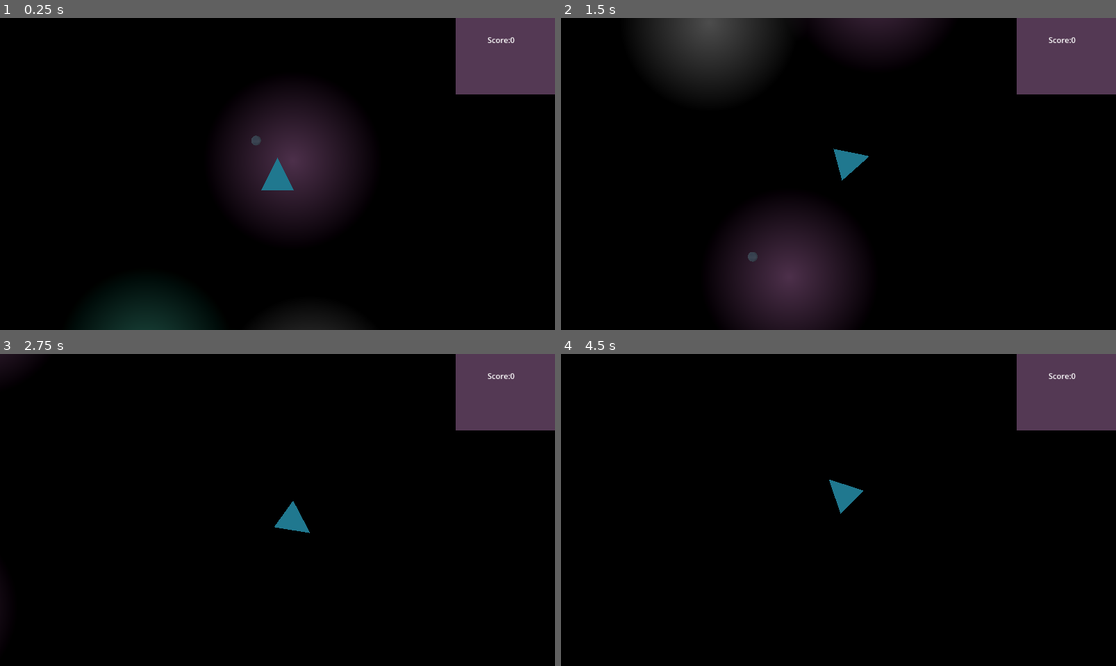
Above: before the commit, frames 1-4 (two rows, left to right).
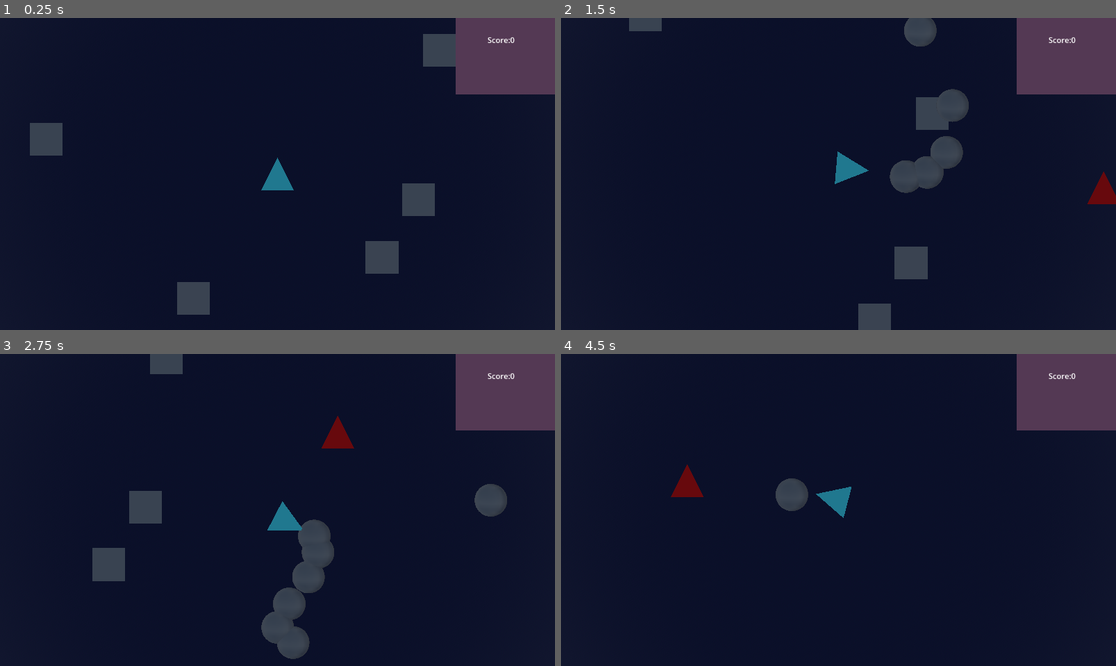
Above: after the commit, the same moments.

Repository: forklovee/SpaceJam2026
Game: Godot game, scene res://main.tscn
Same seed, same stepped clock (60 frames per second), same inputs: the game is played once before the commit and once after it.
Inputs:
- Up to frame 1 (0.25 s): no input
- Up to frame 2 (1.5 s): tap Enter (ui_accept) at 0.5, 0.77, 0.8, 1.07, 1.35 s; hold D (Right) 0.53-1.28 s; hold Space (Fire, bound only after the commit) 0.53-1.28 s; hold S (Down) from 1.28 s (still down)
- Up to frame 3 (2.75 s): tap Enter (ui_accept) at 1.52, 1.82, 2.3 s; tap Space (Fire, bound only after the commit) at 1.55 s; release S (Down) at 2.03 s; hold D (Right) from 2.03 s (still down); hold Space (Fire, bound only after the commit) from 2.03 s (still down)
- Up to frame 4 (4.5 s): release D (Right) at 2.78 s; release Space (Fire, bound only after the commit) at 2.78 s; hold W (Up) 2.78-3.53 s; tap Space (Fire, bound only after the commit) at 2.85, 4.35 s; tap Enter (ui_accept) at 3.02, 3.32, 3.6, 3.77, 4.07 s; hold A (Left) from 3.53 s (still down)

The runs differ from the first frame. In frame 1, 89% of the frame differs, in the area x 0-100%, y 0-100%; in frame 2, 88%; in frame 3, 95%; in frame 4, 95%.
Error before the commit: Parse Error: Could not find type "Cristal" in the current scope. (res://Ship/Gun/bullet.gd:16)

Commit message:
Ship stats

Diff:
--- a/Objects/Crystal/cristal.gd
+++ b/Objects/Crystal/cristal.gd
@@ -2,14 +2,16 @@
 
 signal gathered(ship: Ship)
 
-var hp=1
+@onready var collision: CollisionShape3D = $CollisionShape3D
 
-func destroy(ship: Ship):
-	gathered.emit(ship)
+@export var durability := 1
 
-func hit(damage,owner):
-	hp-=damage
-	if hp<=0:
-		if not is_queued_for_deletion():
-			owner.collect()
-			self.queue_free()
+func damage(instigator: Ship, value: int):
+	durability -= value
+	if durability <= 0:
+		_destroy(instigator)
+
+func _destroy(instigator: Ship):
+	collision.disabled = true
+	queue_free()
+	gathered.emit(instigator)
--- a/Objects/Crystal/cristal.tscn
+++ b/Objects/Crystal/cristal.tscn
@@ -3,9 +3,12 @@
 [ext_resource type="Script" uid="uid://dmwnhpoysrvs5" path="res://Objects/Crystal/cristal.gd" id="1_nkxha"]
 
 [sub_resource type="BoxShape3D" id="BoxShape3D_ndduc"]
+size = Vector3(2, 2, 2)
 
 [sub_resource type="TubeTrailMesh" id="TubeTrailMesh_1bvp3"]
+radius = 1.0
 radial_steps = 5
+section_length = 0.5
 
 [sub_resource type="StandardMaterial3D" id="StandardMaterial3D_lquwl"]
 albedo_color = Color(4.1873755e-06, 0.5089053, 0.5611632, 1)
--- a/Player/player_controller.gd
+++ b/Player/player_controller.gd
@@ -12,9 +12,16 @@
 	camera = ResourceLoader.load("res://Player/Camera/player_camera.tscn").instantiate()
 	add_child(camera)
 
+func _input(_event: InputEvent) -> void:
+	if !is_instance_valid(ship):
+		return
+
 func _process(_delta: float) -> void:
 	if !is_instance_valid(ship):
 		return
+
+	if Input.is_action_pressed("Fire"):
+		ship.shoot()
 
 	input_direction = Input.get_vector("Left", "Right", "Down", "Up")
 	ship.steer(input_direction)
--- a/Ship/Gun/bullet.gd
+++ b/Ship/Gun/bullet.gd
@@ -1,17 +1,37 @@
-extends Area3D
-class_name Bullet3D
+class_name Bullet3D extends Area3D
 
+const AUTOKILL_TIME: float = 3.0
 
-var velocity:Vector3
-var shot_by=null
+var instigator = null
+var velocity: Vector3
 
+var spawn_time: int
+
+func _ready() -> void:
+	spawn_time = Time.get_ticks_msec()
+
+func shoot(new_instigator: Node3D, new_velocity: Vector3):
+	instigator = new_instigator
+	velocity = new_velocity
 
 func _process(delta: float) -> void:
-	assert(shot_by!=null)
-	self.global_position+=velocity*delta
+	if instigator == null:
+		return
 
+	if is_queued_for_deletion():
+		return
+	if (Time.get_ticks_msec() - spawn_time) * 0.001 > AUTOKILL_TIME:
+		queue_free()
+		return
+
+	global_position += velocity*delta
+
+func can_get_hurt(node: Node):
+	return node.has_method("damage") && node.get_method_argument_count("damage") >= 2
 
 func _on_body_entered(body: Node3D) -> void:
-	if body.is_in_group("Crystal"):
-		var c:Cristal=body
-		c.hit(1,shot_by)
+	if body == instigator:
+		return
+	if !can_get_hurt(body):
+		return
+	body.damage(instigator, 1)
--- /dev/null
+++ b/Ship/Gun/gun.gd
@@ -0,0 +1,26 @@
+class_name Gun extends Node3D
+
+@export var bullet_res: PackedScene
+
+@export var damage: int = 5
+@export var firerate_sec: float = 0.1
+@export var bullet_speed: float = 10.0
+@export var max_ammo: int = 100
+var ammo := max_ammo
+
+var last_shoot_time: int = -1
+
+func can_shoot() -> bool:
+	return (Time.get_ticks_msec() - last_shoot_time) * 0.001 > firerate_sec
+
+func shoot(instigator: Ship):
+	if !can_shoot():
+		return
+
+	last_shoot_time = Time.get_ticks_msec()
+
+	var bullet: Bullet3D = bullet_res.instantiate()
+	Game.level.add_child(bullet)
+
+	bullet.global_transform = global_transform
+	bullet.shoot(instigator, bullet_speed*instigator.get_forward())
--- /dev/null
+++ b/Ship/Gun/gun_slot.gd
@@ -0,0 +1 @@
+class_name GunSlot extends Marker3D
--- a/Ship/base_ship.tscn
+++ b/Ship/base_ship.tscn
@@ -1,7 +1,8 @@
 [gd_scene format=3 uid="uid://idcyet8cqbav"]
 
 [ext_resource type="Script" uid="uid://cdg783r88enja" path="res://Ship/ship.gd" id="1_wo1jh"]
-[ext_resource type="Script" uid="uid://bty5ejl7c7k30" path="res://Ship/gun.gd" id="2_qsskr"]
+[ext_resource type="Script" uid="uid://d4hsl8ystudtd" path="res://Ship/Gun/gun_slot.gd" id="2_qsskr"]
+[ext_resource type="Script" uid="uid://bty5ejl7c7k30" path="res://Ship/Gun/gun.gd" id="3_1gmcr"]
 [ext_resource type="PackedScene" uid="uid://dr7hss4w17q6r" path="res://Ship/Gun/Bullet.tscn" id="3_bv82c"]
 
 [sub_resource type="PrismMesh" id="PrismMesh_qsskr"]
@@ -24,8 +25,11 @@
 [node name="CollisionShape3D" type="CollisionShape3D" parent="." unique_id=103843045]
 shape = SubResource("SphereShape3D_wo1jh")
 
-[node name="Gun" type="Node3D" parent="." unique_id=1331141947 node_paths=PackedStringArray("ship")]
-transform = Transform3D(1, 0, 0, 0, 1, 0, 0, 0, 1, 0, 0, -0.5733783)
+[node name="BaseGunSlot" type="Marker3D" parent="." unique_id=1819252461]
+transform = Transform3D(1, 0, 0, 0, 1, 0, 0, 0, 1, 0, 0, -0.48522997)
 script = ExtResource("2_qsskr")
-bullet = ExtResource("3_bv82c")
-ship = NodePath("..")
+
+[node name="BaseGun" type="Node3D" parent="BaseGunSlot" unique_id=1608411042]
+script = ExtResource("3_1gmcr")
+bullet_res = ExtResource("3_bv82c")
+metadata/_custom_type_script = "uid://bty5ejl7c7k30"
--- a/Ship/gun.gd
+++ /dev/null
@@ -1,24 +0,0 @@
-extends Node3D
-
-@export var bullet:PackedScene
-@export var bullet_speed:float=6.0
-var b:Bullet3D
-@export var contorl_by_player=false
-@export var ship:Ship
-#func _ready() -> void:
-#	b=bullet.instantiate()
-
-func spawn():
-	b=bullet.instantiate()
-	Game.level.add_child(b)
-	b.global_position=self.global_position
-	b.velocity=(to_global(Vector3.FORWARD)-to_global(Vector3.ZERO))*bullet_speed
-	b.shot_by=ship
-
-func _process(delta: float) -> void:
-
-	if contorl_by_player:
-		#print("AAAAAAAAAaafff")
-		if Input.is_action_just_pressed("ui_accept"):
-			#print("AAAAAAAAAaa")
-			spawn()
--- a/Ship/ship.gd
+++ b/Ship/ship.gd
@@ -3,6 +3,8 @@
 signal health_changed(ship: Ship)
 signal storage_changed(ship: Ship)
 signal fuel_changed(ship: Ship)
+
+@onready var base_gun_slot: Marker3D = $BaseGunSlot
 
 @export var max_health: int = 100
 var health: int = max_health
@@ -14,23 +16,24 @@
 @export_group("Movement")
 @export var speed: float = 20.0
 
+var weapons: Array[Gun] = []
+
+
 var steering_direction: Vector2
 var movement_direction: Vector2
-@export var is_allay:bool
 
-func collect():
-	if is_allay:
-		Game.player_score+=1
+func _ready() -> void:
+	update_weapons()
 
 func _physics_process(delta: float) -> void:
 	var current_angle: float = rotation.y
 	var target_angle: float = lerp_angle(current_angle, steering_direction.angle(), 2.0*delta)
 
 	if movement_direction.length() > 0.01:
-		apply_central_force(20.0*get_forward())
+		apply_central_force(15.0*get_forward())
 
 	# y rotation
-	apply_torque(50.0*Vector3.UP * angle_difference(current_angle, target_angle))
+	apply_torque(100.0*Vector3.UP * angle_difference(current_angle, target_angle))
 
 func get_forward() -> Vector3:
 	return -global_basis.z
@@ -57,11 +60,33 @@
 		pre_target_direction, 0.1
 	)
 
+func update_weapons():
+	weapons = []
+	for slot in get_children().filter(func(ch): return ch is GunSlot):
+		if slot.get_child_count() > 0 && slot.get_child(0) is Gun:
+			weapons.append(slot.get_child(0))
 
-func damage(instigator: Node3D, damage: int):
+func shoot():
+	for weapon in weapons:
+		weapon.shoot(self)
+
+
+func damage(instigator: Node3D, value: int):
+	health = clamp(health-value, 0, max_health)
+	print(self, "(", health, "/", max_health,")"," damaged by ", instigator, " with ", value, "DMG")
 	health_changed.emit(self)
+	if health <= 0:
+		_on_died()
+
+func _on_died():
+	queue_free()
 
 func heal(instigator: Node3D, value: int):
+	health = clamp(health+value, 0, max_health)
+	print(self, "(", health, "/", max_health,")", " healt by ", instigator, " with ", value, "HP")
+	health_changed.emit(self)
+	if health <= 0:
+		_on_died()
 	health_changed.emit(instigator)
 
 func is_storage_full() -> bool:
--- a/main.tscn
+++ b/main.tscn
@@ -2,7 +2,7 @@
 
 [ext_resource type="Script" uid="uid://7kdhutqx8guj" path="res://main.gd" id="1_ig7tw"]
 [ext_resource type="PackedScene" uid="uid://ekk6qgvepctd" path="res://Ship/PlayerShip/player_ship.tscn" id="2_lquwl"]
-[ext_resource type="PackedScene" uid="uid://c446u8dav2dnv" path="res://Level/level.tscn" id="3_h2yge"]
+[ext_resource type="PackedScene" uid="uid://dqyem6geyier2" path="res://Level/debug_level.tscn" id="3_h2yge"]
 
 [sub_resource type="ProceduralSkyMaterial" id="ProceduralSkyMaterial_0xm2m"]
 ground_bottom_color = Color(0.059710145, 0.076380156, 0.16532534, 1)
--- a/project.godot
+++ b/project.godot
@@ -45,6 +45,11 @@
 "events": [Object(InputEventKey,"resource_local_to_scene":false,"resource_name":"","device":-1,"window_id":0,"alt_press …(192 unchanged characters)…
 ]
 }
+Fire={
+"deadzone": 0.2,
+"events": [Object(InputEventKey,"resource_local_to_scene":false,"resource_name":"","device":-1,"window_id":0,"alt_pressed":false,"shift_pressed":false,"ctrl_pressed":false,"meta_pressed":false,"pressed":false,"keycode":0,"physical_keycode":32,"key_label":0,"unicode":32,"location":0,"echo":false,"script":null)
+]
+}
 
 [physics]
 
Renamed: Ship/gun.gd.uid -> Ship/Gun/gun.gd.uid
Not shown, added: Ship/Gun/gun_slot.gd.uid
